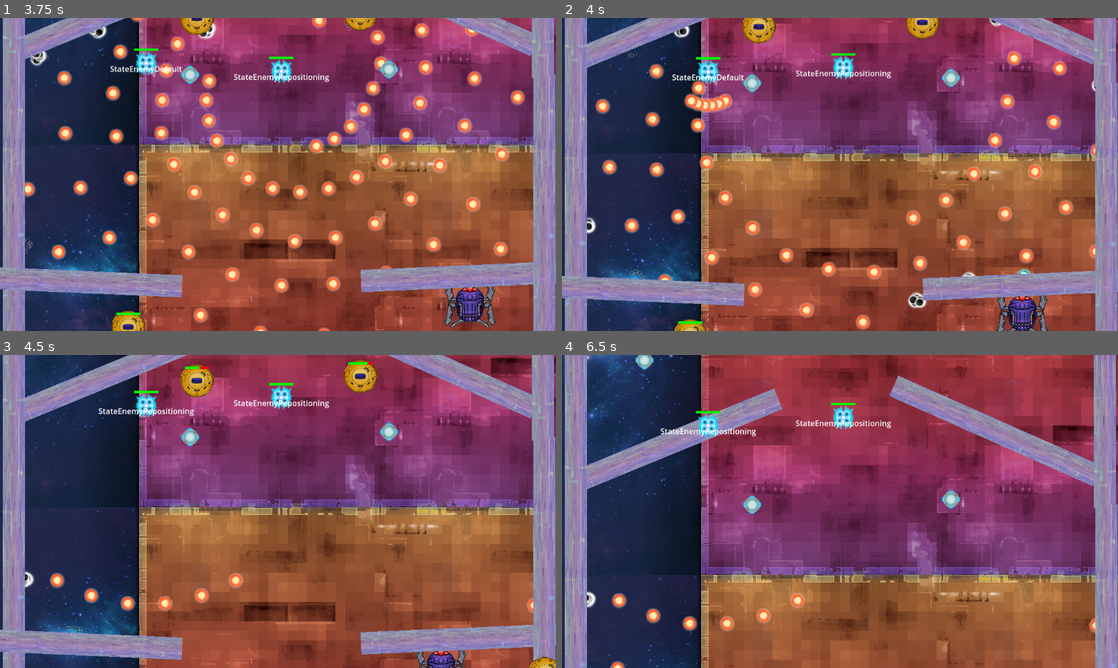
Above: before the commit, frames 1-4 (two rows, left to right).
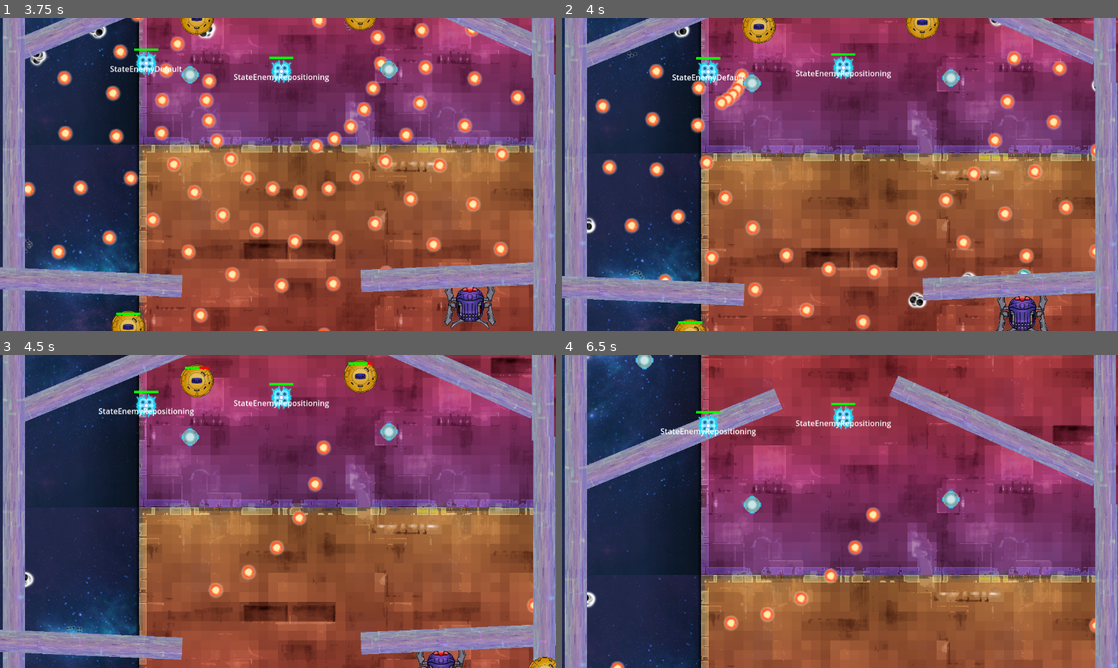
Above: after the commit, the same moments.

Repository: Jagholin/bullethell_jam_entry
Game: Godot game, scene res://scenes/first_level.tscn
Two runs of this game, one before a commit and one after it. Both use one fixed random seed, a clock stepped at 60 frames per second and the inputs below.
Inputs:
- Up to frame 1 (3.75 s): hold Right (right) 0.53-1.28 s; hold Space (fire) 0.53-1.28 s; hold S (down) 1.28-2.03 s; tap Space (fire) at 1.35, 2.85 s; hold Right (right) 2.03-2.78 s; hold Space (fire) 2.03-2.78 s; hold W (up) 2.78-3.53 s; hold A (left) from 3.53 s (still down); hold Space (fire) from 3.53 s (still down)
- Up to frame 2 (4 s): keep holding A (left); keep holding Space (fire)
- Up to frame 3 (4.5 s): keep holding A (left); release Space (fire) at 4.28 s; tap Space (fire) at 4.35 s
- Up to frame 4 (6.5 s): release A (left) at 5.03 s; hold S (down) 5.03-5.78 s; hold Space (fire) 5.03-5.78 s; hold Right (right) from 5.78 s (still down); tap Space (fire) at 5.85 s

Frame 1 is identical in both runs. In frame 2, 0.6% of the frame differs, in the area x 21-34%, y 16-31%; in frame 3, 1.3%, in the area x 8-60%, y 27-82%; in frame 4, 1.0%.

Commit message:
implement PlayerProvider singleton implement bullets targeted at player position

Diff:
--- a/project.godot
+++ b/project.godot
@@ -18,6 +18,7 @@
 [autoload]
 
 Global="*res://scripts/global.gd"
+PlayerProvider="*res://scripts/player_provider.gd"
 
 [display]
 
--- a/resources/bullet_patterns/enemy_pattern.tres
+++ b/resources/bullet_patterns/enemy_pattern.tres
@@ -12,6 +12,7 @@
 volley_rotation_speed = 0.0
 initial_velocity = 10.0
 initial_direction = Vector2(0, 1)
+shoot_at_player_tendency = 1.0
 emition_type = 0
 spawnpoint_lifetime = 5.0
 spawner_moving = false
--- /dev/null
+++ b/scripts/player_provider.gd
@@ -0,0 +1,18 @@
+extends Node
+
+var player: Player:
+    set(newValue):
+        if player == newValue:
+            return
+        player = newValue
+        player_changed.emit(player)
+
+signal player_changed(player: Player)
+
+func on_player_initialized(cb: Callable):
+    if not player:
+        await player_changed
+    cb.call(player)
+
+func set_player(new_player: Player):
+    player = new_player
--- a/scripts/resources/bullet_pattern_resource.gd
+++ b/scripts/resources/bullet_pattern_resource.gd
@@ -17,6 +17,9 @@
 @export var initial_velocity: float = 10.0
 ## Initial direction of the bullets
 @export var initial_direction: Vector2 = Vector2(0, 1)
+## Tendency to shoot towards the player, 0 is no tendency, 1 is shoot directly at the player (1 will override angle_offset and volley_rotation_speed)
+## can also be anything in between, will linearly interpolate between the two
+@export var shoot_at_player_tendency: float = 0.0
 
 enum EmitionType { PROJECTILE, SPAWNPOINT }
 ## Primary emition type
--- a/scripts/scenes/components/projectile_spawner.gd
+++ b/scripts/scenes/components/projectile_spawner.gd
@@ -55,6 +55,9 @@
 ## Whether the spawner is currently active and emitting projectiles
 @export var active: bool = true
 
+## Player that is used for targeted projectiles
+var current_player: Player
+
 #var elapsed: Array[float] = []
 func after_ready():
 	active_bullet_configs = bullet_configs.duplicate()
@@ -67,12 +70,17 @@
 		configState.original_spawnpoint = spawnPoint
 		bullet_config_states.append(configState)
 
+func init_current_player():
+	PlayerProvider.on_player_initialized(func( p: Player ): current_player = p)
+
 # Called when the node enters the scene tree for the first time.
 func _ready():
 	call_deferred("after_ready")
+	init_current_player()
 
 # Called every frame. 'delta' is the elapsed time since the previous frame.
 func _process(delta):
+	assert(current_player)
 	for c in active_bullet_configs.size():
 		process_config(c, delta)
 
@@ -135,6 +143,12 @@
 	var angleBetweenVolleys := bulletPattern.angle_between_volleys * angle_between_volleys_modifier_multiplicative + angle_between_volleys_modifier_additive
 	var angleOffset := bulletPattern.angle_offset * angle_offset_modifier_multiplicative + angle_offset_modifier_additive
 	var projectileVolleys := floori(bulletPattern.projectile_volleys * projectile_volleys_modifier_multiplicative) + projectile_volleys_modifier_additive
+
+	if not is_equal_approx(bulletPattern.shoot_at_player_tendency, 0.0):
+		var playerDirection := (current_player.global_position - global_position - spawnPosition).normalized()
+		var angleToPlayer := -rad_to_deg(playerDirection.angle_to(Vector2.DOWN))
+		angleOffset = lerp(angleOffset, angleToPlayer, bulletPattern.shoot_at_player_tendency)
+
 	#var angle := -0.5 * bulletPattern.angle_between_volleys * (bulletPattern.projectile_volleys - 1) + bulletPattern.angle_offset
 	var angle := -0.5 * angleBetweenVolleys * (projectileVolleys - 1) + angleOffset + bulletPattern.volley_rotation_speed * timeAccumulated
 	#var offset := -0.5 * bulletPattern.projectile_volley_offset * (bulletPattern.projectile_volleys - 1)
--- a/scripts/scenes/entities/player.gd
+++ b/scripts/scenes/entities/player.gd
@@ -38,6 +38,8 @@
 	spawner.projectiles_parent = projectile_parent
 	self.set_motion_mode(CharacterBody2D.MOTION_MODE_FLOATING)
 
+	PlayerProvider.set_player(self)
+
 func _input(event):
 	if event.is_action_pressed(&"fire"):
 		spawner.active = true
